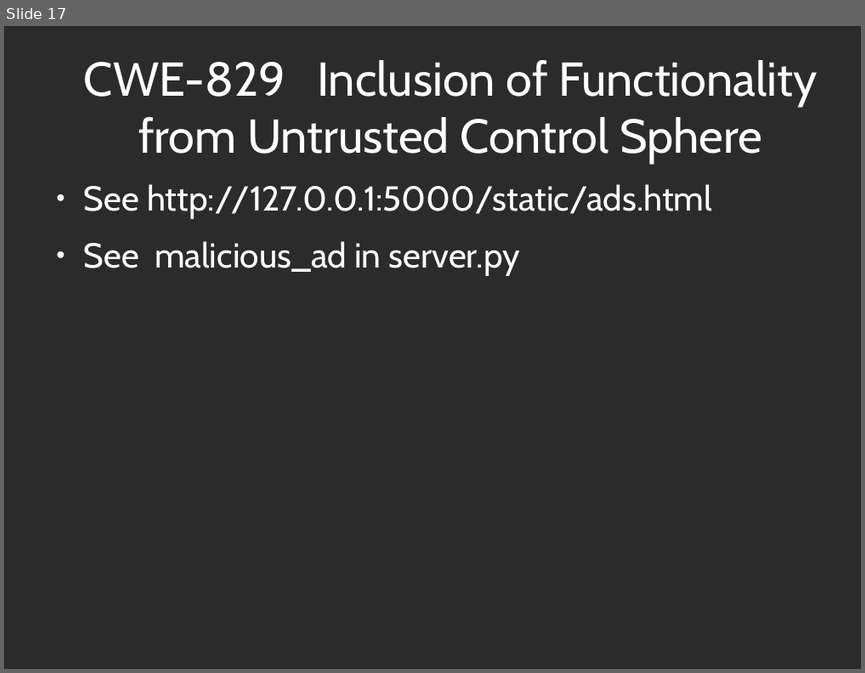
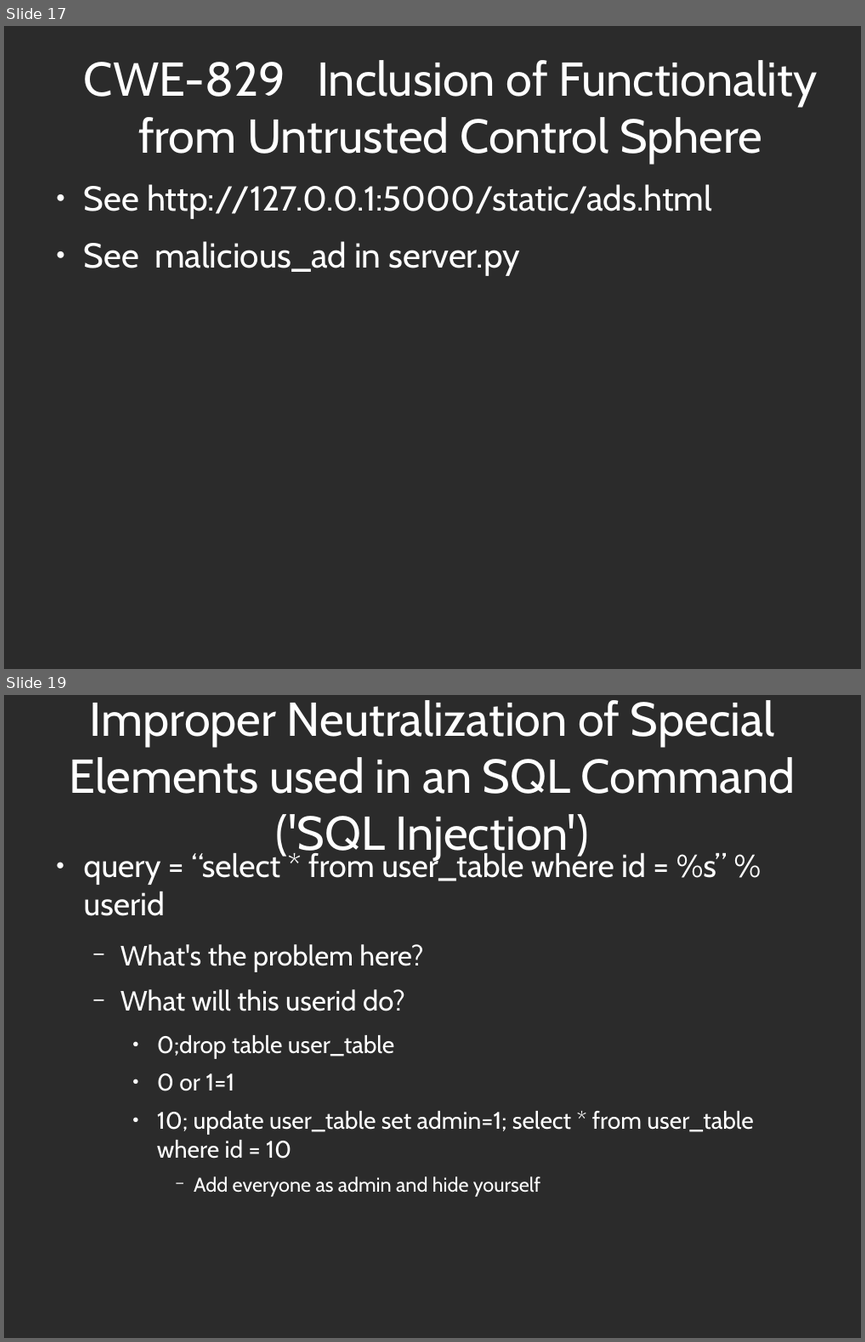
Before and after one commit to abramhindle/CMPUT404-Web-Security, a slide deck: 11-Security.odp. Shown one above the other, each under a label of ours: slide 17 before the commit, slides 17 and 19 after it; the slides between them are not shown. The pictures are 865x673 and 865x1342 pixels, drawn with LibreOffice and Linux fonts; fonts in the diff are those of the drawing; background and template pictures are left out; a plain dark background stands for a picture behind light text. Boxes give left, top, right and bottom in pixels: in the first picture for what was removed or moved away, otherwise in the second. Text is boxed around its words. In the diff, an @@ line names an element or a change of style, - is before the commit and + after.

```diff
--- a/11-Security.odp
+++ b/11-Security.odp
@@ slide 19 added at box(4, 695, 861, 1338), background picture (left out) @@
@@ title added at box(69, 700, 794, 861), 44 pt, text #FFFFFF @@
+Improper Neutralization of Special Elements used in an SQL Command ('SQL Injection')
@@ text added at box(84, 850, 753, 1197), 22.2 pt, text #FFFFFF @@
+● query = “select * from user_table where id = %s” % userid
+  − What's the problem here?
+  − What will this userid do?
+    ● 0;drop table user_table
+    ● 0 or 1=1
+    ● 10; update user_table set admin=1; select * from user_table where id = 10
+      − Add everyone as admin and hide yourself
```
Also in this commit, not shown: 15 other slides added, 5 slides removed, 1 other file.
